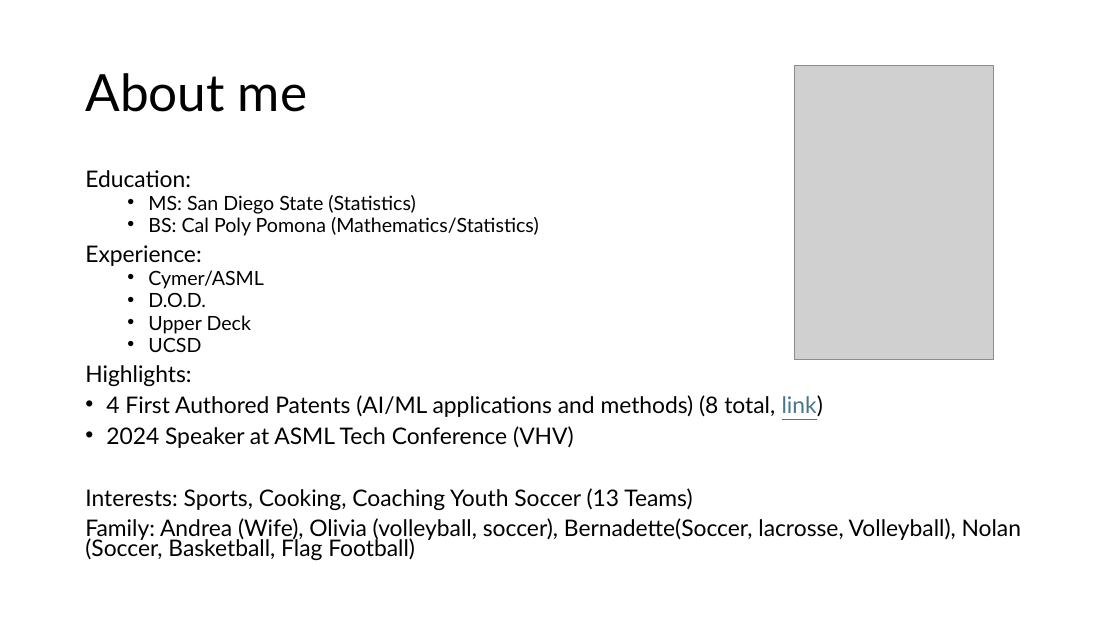
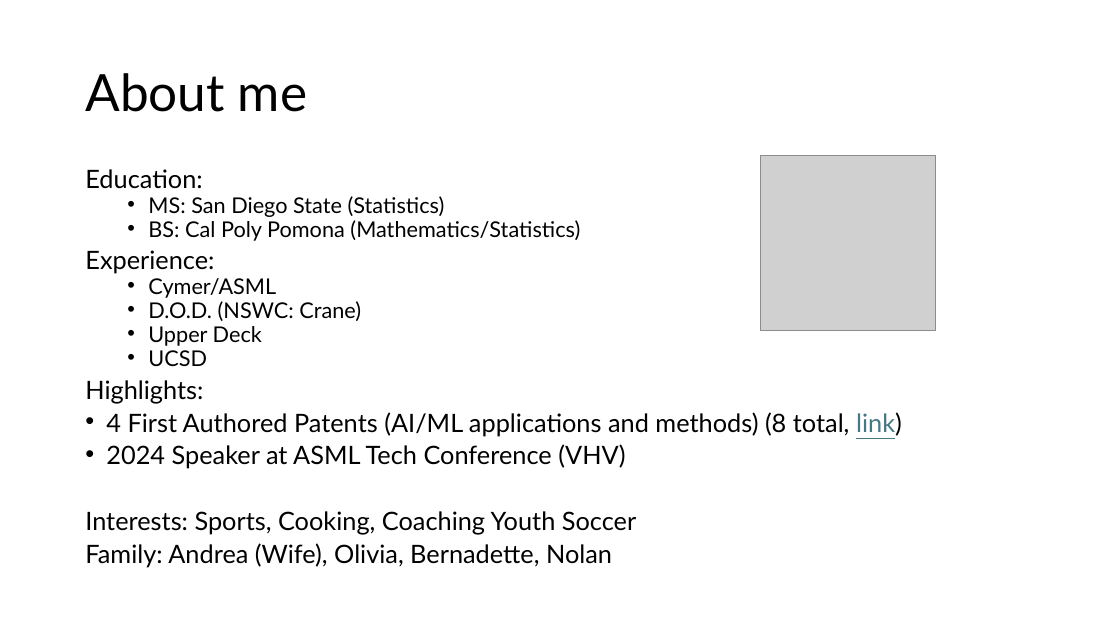
Before and after one commit to ngwells/phData_Challenge, a slide deck: slide 2 of Technical_Presentation.pptx. Drawn at 1120x630 pixels with LibreOffice and Linux fonts; fonts in the diff are those of the drawing; grey boxes stand for pictures. Boxes give left, top, right and bottom in pixels: in the first picture for what was removed or moved away, otherwise in the second. Text is boxed around its words. In the diff, an @@ line names an element or a change of style, - is before the commit and + after.

```diff
--- a/Technical_Presentation.pptx
+++ b/Technical_Presentation.pptx
@@ picture removed at (795, 66, 993, 360) @@
@@ text at (85, 169, 902, 469): size 19.6 to 21.7 pt in "Education:", "Experience:", "Highlights:", "4 First Authored Patents (AI/ML applications and ..." and 1 more places; size 16.8 to 18.6 pt in "MS: San Diego State (Statistics)", "BS: Cal Poly Pomona (Mathematics/Statistics)", "Cymer/ASML", "Upper Deck" and 1 more places @@
@@ picture added at (760, 155, 935, 330) @@
@@ text at (148, 301, 361, 321): text changed; size 16.8 to 18.6 pt @@
-  • D.O.D.
+  • D.O.D. (NSWC: Crane)
@@ text at (85, 511, 636, 568): text changed; size 19.6 to 21.7 pt @@
-Interests: Sports, Cooking, Coaching Youth Soccer (13 Teams)
-Family: Andrea (Wife), Olivia (volleyball, soccer), Bernadette(Soccer, lacrosse, Volleyball), Nolan (Soccer, Basketball, Flag Football)
+Interests: Sports, Cooking, Coaching Youth Soccer
+Family: Andrea (Wife), Olivia, Bernadette, Nolan
```
